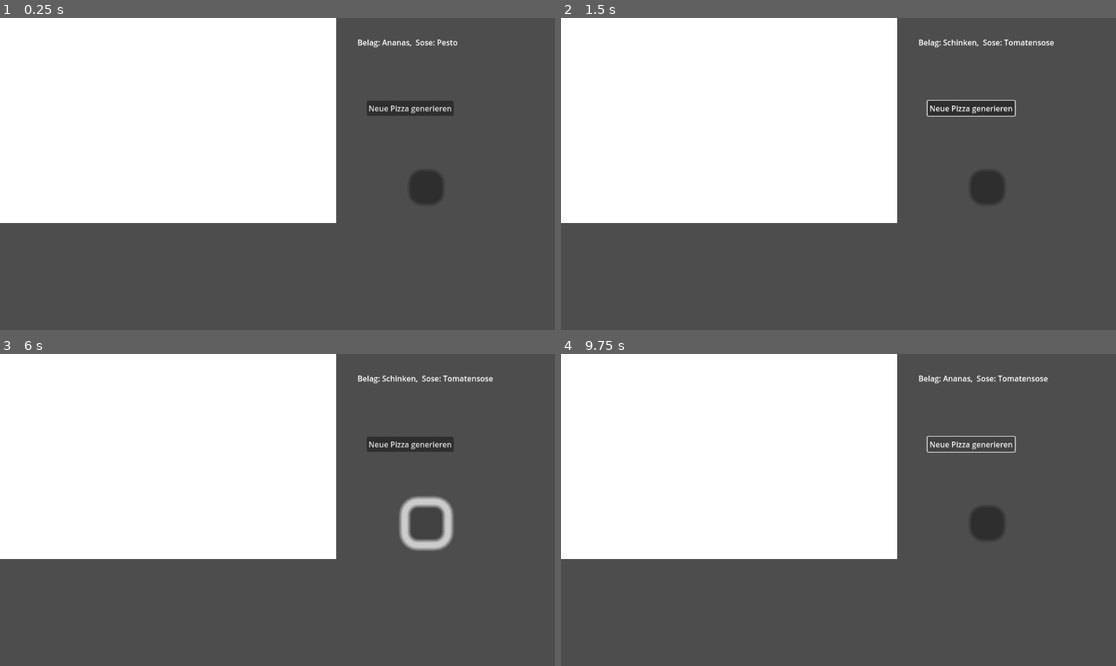
Above: before the commit, frames 1-4 (two rows, left to right).
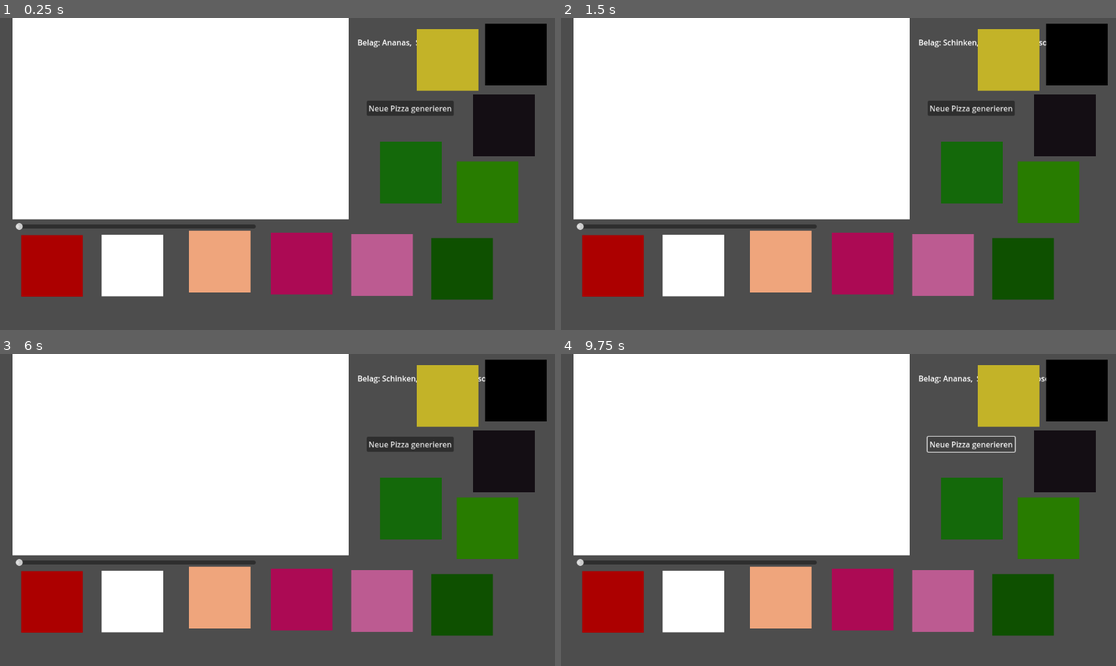
Above: after the commit, the same moments.

Repository: frndotmsn/pizzakatze
Game: Godot game, scene res://node_2d.tscn
Same seed, same stepped clock (60 frames per second), same inputs: the game is played once before the commit and once after it.
Inputs (mouse positions are in pixels of both pictures, inside the frame that each line leads up to):
- Up to frame 1 (0.25 s): no input
- Up to frame 2 (1.5 s): click "Neue Pizza generieren" at 0.5 s; click (610, 264) at 1.27 s
- Up to frame 3 (6 s): click (133, 600) at 2.02 s; click (222, 597) at 2.77 s; click (299, 600) at 3.52 s; click (382, 600) at 4.27 s; click (460, 603) at 5.02 s; click (410, 510) at 5.77 s
- Up to frame 4 (9.75 s): click (1066, 460) at 6.52 s; click (1049, 528) at 7.27 s; click (1077, 391) at 8.02 s; click (1010, 394) at 8.77 s; click "Neue Pizza generieren" at 9.5 s

The runs differ from the first frame. In frame 1, 29% of the frame differs, in the area x 0-99%, y 0-91%; in frame 2, 29%; in frame 3, 29%; in frame 4, 29%.

Commit message:
added color selection buttons

Diff:
--- a/DrawTable.gd
+++ b/DrawTable.gd
@@ -1,9 +1,20 @@
 extends Node2D
 
+var width: float = 4
 var drawing = false
 var last_mouse_position: Vector2
-@export var current_color: Color = Color.BLACK
+@export var current_color: Color = Color.RED
 @onready var rect = $ColorRect
+
+func set_width(new_width):
+	width = new_width
+
+func clear():
+	for child in get_children():
+		if child is Line2D:
+			child.queue_free()
+
+
 
 func set_color(new_color):
 	current_color = new_color
@@ -24,11 +35,18 @@
 			_draw_line()
 			last_mouse_position = get_local_mouse_position()
 
+var my_dict = {}
+
 func _draw_line():
+	var tupel=[last_mouse_position,get_local_mouse_position()]
+	if my_dict.has(current_color):
+		my_dict[current_color].append(tupel)
+	else:
+		my_dict[current_color]=[tupel]
 	var line2d = Line2D.new()
+	line2d.width = width
 	line2d.add_point(last_mouse_position + (last_mouse_position - get_local_mouse_position()).normalized())
 	line2d.add_point(get_local_mouse_position() + (get_local_mouse_position() - last_mouse_position).normalized())
-	line2d.width = 6
 	line2d.default_color = current_color
 	line2d.antialiased = true
 	add_child(line2d)
--- a/Label.gd
+++ b/Label.gd
@@ -12,7 +12,7 @@
 	#Basilikum Salami Ananas Oliven Schinken Parmesan Rucola
 	var belag = gibBelag(randi_range(0, 6))
 	var sose = gibSose(randi_range(0, 1))
-	var textFormat = "Belag: %s,  Sose: %s"
+	var textFormat = "Belag: %s,  Soße: %s"
 	text = textFormat % [belag, sose]
 	pass # Replace with function body.
 
@@ -29,7 +29,7 @@
 	elif belagNummer == 4:
 		return "Schinken"
 	elif belagNummer == 5:
-		return  "Parmesan"
+		return  "Mozarella"
 	elif belagNummer == 6:
 		return "Rucola"
 	else:
--- a/node_2d.tscn
+++ b/node_2d.tscn
@@ -1,14 +1,115 @@
-[gd_scene load_steps=3 format=3 uid="uid://be7n07juhtosw"]
+[gd_scene load_steps=25 format=3 uid="uid://be7n07juhtosw"]
 
 [ext_resource type="Script" path="res://Label.gd" id="1_opdar"]
 [ext_resource type="Script" path="res://DrawTable.gd" id="2_4t4tb"]
 
+[sub_resource type="Gradient" id="Gradient_ammxa"]
+offsets = PackedFloat32Array(0)
+colors = PackedColorArray(0.678431, 0, 0, 1)
+
+[sub_resource type="GradientTexture2D" id="GradientTexture2D_qimlj"]
+gradient = SubResource("Gradient_ammxa")
+width = 128
+height = 128
+
+[sub_resource type="Gradient" id="Gradient_c7qmy"]
+offsets = PackedFloat32Array(0)
+colors = PackedColorArray(1, 1, 1, 1)
+
+[sub_resource type="GradientTexture2D" id="GradientTexture2D_ao0wq"]
+gradient = SubResource("Gradient_c7qmy")
+width = 128
+height = 128
+
+[sub_resource type="Gradient" id="Gradient_64ruq"]
+offsets = PackedFloat32Array(0)
+colors = PackedColorArray(0.941176, 0.647059, 0.486275, 1)
+
+[sub_resource type="GradientTexture2D" id="GradientTexture2D_gneow"]
+gradient = SubResource("Gradient_64ruq")
+width = 128
+height = 128
+
+[sub_resource type="Gradient" id="Gradient_fptun"]
+offsets = PackedFloat32Array(0)
+colors = PackedColorArray(0.678431, 0.0392157, 0.329412, 1)
+
+[sub_resource type="GradientTexture2D" id="GradientTexture2D_vto61"]
+gradient = SubResource("Gradient_fptun")
+width = 128
+height = 128
+
+[sub_resource type="Gradient" id="Gradient_38ael"]
+offsets = PackedFloat32Array(0)
+colors = PackedColorArray(0.741176, 0.356863, 0.572549, 1)
+
+[sub_resource type="GradientTexture2D" id="GradientTexture2D_05vr6"]
+gradient = SubResource("Gradient_38ael")
+width = 128
+height = 128
+
+[sub_resource type="Gradient" id="Gradient_68wwu"]
+offsets = PackedFloat32Array(0)
+colors = PackedColorArray(0.0588235, 0.313726, 0, 1)
+
+[sub_resource type="GradientTexture2D" id="GradientTexture2D_nadon"]
+gradient = SubResource("Gradient_68wwu")
+width = 128
+height = 128
+
+[sub_resource type="Gradient" id="Gradient_g6nsx"]
+offsets = PackedFloat32Array(0)
+colors = PackedColorArray(0.0784314, 0.411765, 0.0392157, 1)
+
+[sub_resource type="GradientTexture2D" id="GradientTexture2D_8lkr3"]
+gradient = SubResource("Gradient_g6nsx")
+width = 128
+height = 128
+
+[sub_resource type="Gradient" id="Gradient_4xf31"]
+offsets = PackedFloat32Array(0)
+colors = PackedColorArray(0.764706, 0.705882, 0.156863, 1)
+
+[sub_resource type="GradientTexture2D" id="GradientTexture2D_icly7"]
+gradient = SubResource("Gradient_4xf31")
+width = 128
+height = 128
+
+[sub_resource type="Gradient" id="Gradient_kew4w"]
+offsets = PackedFloat32Array(0)
+colors = PackedColorArray(0.0784314, 0.0588235, 0.0784314, 1)
+
+[sub_resource type="GradientTexture2D" id="GradientTexture2D_7x1lv"]
+gradient = SubResource("Gradient_kew4w")
+width = 128
+height = 128
+
+[sub_resource type="Gradient" id="Gradient_vnq0g"]
+offsets = PackedFloat32Array(0)
+colors = PackedColorArray(0.156863, 0.490196, 0, 1)
+
+[sub_resource type="GradientTexture2D" id="GradientTexture2D_slx6u"]
+gradient = SubResource("Gradient_vnq0g")
+width = 128
+height = 128
+
+[sub_resource type="Gradient" id="Gradient_qpbd7"]
+offsets = PackedFloat32Array(0)
+colors = PackedColorArray(0, 0, 0, 1)
+
+[sub_resource type="GradientTexture2D" id="GradientTexture2D_83cm1"]
+gradient = SubResource("Gradient_qpbd7")
+width = 128
+height = 128
+
 [node name="Node2D" type="Node2D"]
 script = ExtResource("2_4t4tb")
 
 [node name="ColorRect" type="ColorRect" parent="."]
-offset_right = 698.0
-offset_bottom = 426.0
+offset_left = 26.0
+offset_top = -8.0
+offset_right = 724.0
+offset_bottom = 418.0
 
 [node name="Label" type="Label" parent="."]
 offset_left = 742.0
@@ -27,11 +128,103 @@
 text = "Neue Pizza generieren
 "
 
-[node name="ColorPickerButton" type="ColorPickerButton" parent="."]
-offset_left = 849.0
-offset_top = 316.0
+[node name="tomato_button" type="TextureButton" parent="."]
+offset_left = 44.0
+offset_top = 451.0
+offset_right = 172.0
+offset_bottom = 579.0
+texture_normal = SubResource("GradientTexture2D_qimlj")
+
+[node name="mozarella_button" type="TextureButton" parent="."]
+offset_left = 211.0
+offset_top = 450.0
+offset_right = 339.0
+offset_bottom = 578.0
+texture_normal = SubResource("GradientTexture2D_ao0wq")
+
+[node name="dough_button" type="TextureButton" parent="."]
+offset_left = 392.0
+offset_top = 442.0
+offset_right = 520.0
+offset_bottom = 570.0
+texture_normal = SubResource("GradientTexture2D_gneow")
+
+[node name="salami_button" type="TextureButton" parent="."]
+offset_left = 562.0
+offset_top = 446.0
+offset_right = 690.0
+offset_bottom = 574.0
+texture_normal = SubResource("GradientTexture2D_vto61")
+
+[node name="prosciutto_button" type="TextureButton" parent="."]
+offset_left = 729.0
+offset_top = 449.0
 offset_right = 857.0
-offset_bottom = 324.0
-scale = Vector2(8.98179, 8.98179)
+offset_bottom = 577.0
+texture_normal = SubResource("GradientTexture2D_05vr6")
+
+[node name="rucola_button" type="TextureButton" parent="."]
+offset_left = 895.0
+offset_top = 457.0
+offset_right = 1023.0
+offset_bottom = 585.0
+texture_normal = SubResource("GradientTexture2D_nadon")
+
+[node name="basil_button" type="TextureButton" parent="."]
+offset_left = 789.0
+offset_top = 257.0
+offset_right = 917.0
+offset_bottom = 385.0
+texture_normal = SubResource("GradientTexture2D_8lkr3")
+
+[node name="pineapple_button (don\'t press)" type="TextureButton" parent="."]
+offset_left = 865.0
+offset_top = 23.0
+offset_right = 993.0
+offset_bottom = 151.0
+texture_normal = SubResource("GradientTexture2D_icly7")
+
+[node name="olives_button" type="TextureButton" parent="."]
+offset_left = 982.0
+offset_top = 159.0
+offset_right = 1110.0
+offset_bottom = 287.0
+texture_normal = SubResource("GradientTexture2D_7x1lv")
+
+[node name="pesto_button" type="TextureButton" parent="."]
+offset_left = 948.0
+offset_top = 298.0
+offset_right = 1076.0
+offset_bottom = 426.0
+texture_normal = SubResource("GradientTexture2D_slx6u")
+
+[node name="width slider" type="HSlider" parent="."]
+offset_left = 32.0
+offset_top = 419.0
+offset_right = 531.0
+offset_bottom = 447.0
+min_value = 4.0
+max_value = 24.0
+step = 2.0
+value = 4.0
+
+[node name="clear_all" type="TextureButton" parent="."]
+offset_left = 1007.0
+offset_top = 12.0
+offset_right = 1135.0
+offset_bottom = 140.0
+texture_normal = SubResource("GradientTexture2D_83cm1")
 
 [connection signal="pressed" from="Button" to="Label" method="neuePizzabeschreibung"]
+[connection signal="pressed" from="tomato_button" to="." method="set_color" binds= [Color(0.815686, 0, 0, 1)]]
+[connection signal="pressed" from="mozarella_button" to="." method="set_color" binds= [Color(0.937255, 0.905882, 0.894118, 1)]]
+[connection signal="pressed" from="dough_button" to="." method="set_color" binds= [Color(0.941176, 0.647059, 0.486275, 1)]]
+[connection signal="pressed" from="salami_button" to="." method="set_color" binds= [Color(0.74902, 0.0509804, 0.294118, 1)]]
+[connection signal="pressed" from="prosciutto_button" to="." method="set_color" binds= [Color(0.741176, 0.239216, 0.572549, 1)]]
+[connection signal="pressed" from="rucola_button" to="." method="set_color" binds= [Color(0.0588235, 0.313726, 0, 1)]]
+[connection signal="pressed" from="basil_button" to="." method="set_color" binds= [Color(0.0784314, 0.411765, 0.0392157, 1)]]
+[connection signal="pressed" from="pineapple_button (don't press)" to="." method="set_color" binds= [Color(0.764706, 0.705882, 0.156863, 1)]]
+[connection signal="pressed" from="olives_button" to="." method="set_color" binds= [Color(0.0784314, 0.0588235, 0.0784314, 1)]]
+[connection signal="pressed" from="pesto_button" to="." method="set_color" binds= [Color(0.156863, 0.490196, 0, 1)]]
+[connection signal="value_changed" from="width slider" to="." method="set_width"]
+[connection signal="pressed" from="clear_all" to="." method="clear"]
